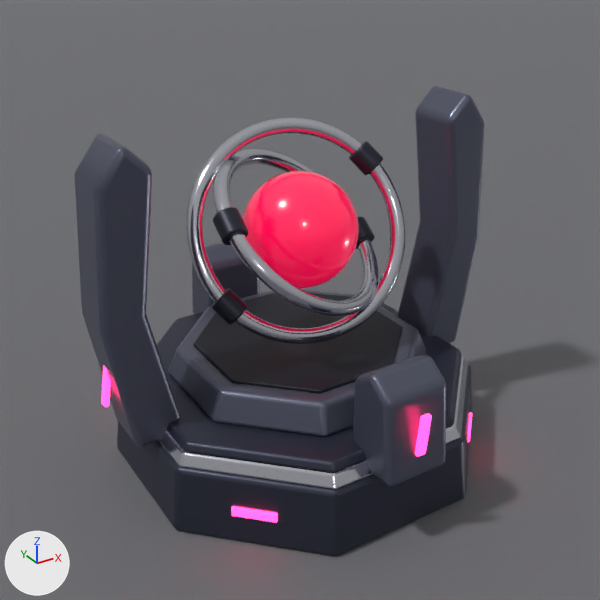
Renders of the Blender file art/blender/models/supernova.blend from each side of a commit.
Before and after are seen from the file's camera 'cam'. Lighting does not change. The marker at lower left points along +X, +Y and +Z. The first picture is the older version.

Names of what the first picture shows: 'Plane', 'ledge', 'lower tier', 'pylon 0', 'pylon 1', 'pylon 2', 'pylon 3', 'pylon slot 0', 'pylon slot 3', 'ring A', 'ring B', 'star', 'top face', 'upper tier' and 7 more.
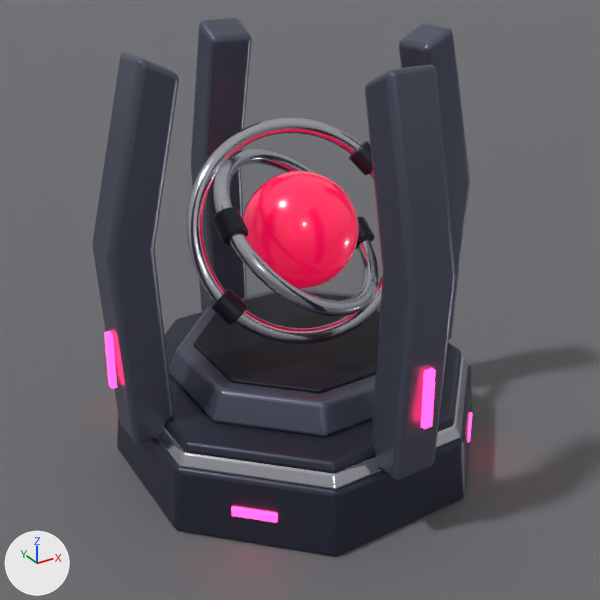
Where the change shows, as pixel boxes [x1, y1, x2, y2] in the pictures (600 x 600 px):
'pylon 0', reshaped (215% taller)
    before: [353, 355, 446, 486]
    after: [365, 65, 456, 480]
'pylon 3', reshaped (19% narrower, 25% taller)
    before: [74, 133, 181, 446]
    after: [92, 52, 179, 443]
'pylon 1', reshaped (18% narrower, 23% taller)
    before: [397, 86, 484, 343]
    after: [399, 23, 470, 340]
'pylon 2', reshaped
    before: [192, 242, 260, 314]
    after: [191, 17, 252, 312]
'pylon slot 0', mesh rescaled, moved, turned
    before: [415, 413, 432, 457]
    after: [421, 368, 436, 429]
'pylon slot 3', moved, turned
    before: [101, 365, 111, 407]
    after: [104, 331, 117, 389]

The change in detail:
me_pylon_0 is used by ob_pylon_0; location (0.0, -0.39, 0.16); rotation (0.0, 0.0, -1.571), in degrees (0, 0, -90).
me_pylon_0 had 10 vertices, 7 faces and spanned x -0.06..0.08, y -0.08..0.08, z 0.0..0.24.
me_pylon_0 now has 12 vertices, 8 faces and spans x -0.095..0.085, y -0.055..0.055, z 0.0..0.83.
me_pylon_0 part 1: the whole mesh is rebuilt.
me_pylon_slot_0 is used by ob_pylon_slot_0; parent ob_pylon_0; location (0.081, 0.0, 0.11); rotation (0.0, 0.1, 0.0), in degrees (0, 5.7, 0).
me_pylon_slot_0 had 8 vertices, 6 faces and spanned x -0.006..0.006, y -0.011..0.011, z -0.05..0.05.
me_pylon_slot_0 now has 8 vertices, 6 faces and spans x -0.006..0.006, y -0.011..0.011, z -0.065..0.065.
me_pylon_slot_0 part 2: the whole mesh is scaled about its middle by (1, 1, 1.3).
me_pylon_1 is used by ob_pylon_1; location (0.39, 0.0, 0.16).
me_pylon_1 had 14 vertices, 9 faces and spanned x -0.05..0.12, y -0.07..0.07, z 0.0..0.68.
me_pylon_1 now has 12 vertices, 8 faces and spans x -0.095..0.085, y -0.055..0.055, z 0.0..0.83.
me_pylon_1 part 3: the whole mesh is rebuilt.
me_pylon_2 is used by ob_pylon_2; location (0.0, 0.39, 0.16); rotation (0.0, 0.0, 1.571), in degrees (0, 0, 90).
me_pylon_2 had 10 vertices, 7 faces and spanned x -0.06..0.08, y -0.08..0.08, z 0.0..0.24.
me_pylon_2 now has 12 vertices, 8 faces and spans x -0.095..0.085, y -0.055..0.055, z 0.0..0.83.
me_pylon_2 part 4: the whole mesh is rebuilt.
me_pylon_3 is used by ob_pylon_3; location (-0.39, 0.0, 0.16); rotation (0.0, 0.0, 3.142), in degrees (0, 0, 180).
me_pylon_3 had 14 vertices, 9 faces and spanned x -0.05..0.12, y -0.07..0.07, z 0.0..0.68.
me_pylon_3 now has 12 vertices, 8 faces and spans x -0.095..0.085, y -0.055..0.055, z 0.0..0.83.
me_pylon_3 part 5: the whole mesh is rebuilt.
Object 'pylon slot 0' (ob_pylon_slot_0) moves from (0.081, 0.0, 0.11) to (0.087, 0.0, 0.2).
Object 'pylon slot 0' (ob_pylon_slot_0) turns from (0, 5.7, 0) to (0, -1.7, 0) degrees about x, y and z.
Object 'pylon slot 3' (ob_pylon_slot_3) moves from (0.1, 0.0, 0.16) to (0.087, 0.0, 0.2).
Object 'pylon slot 3' (ob_pylon_slot_3) turns from (0, -9.2, 0) to (0, -1.7, 0) degrees about x, y and z.
